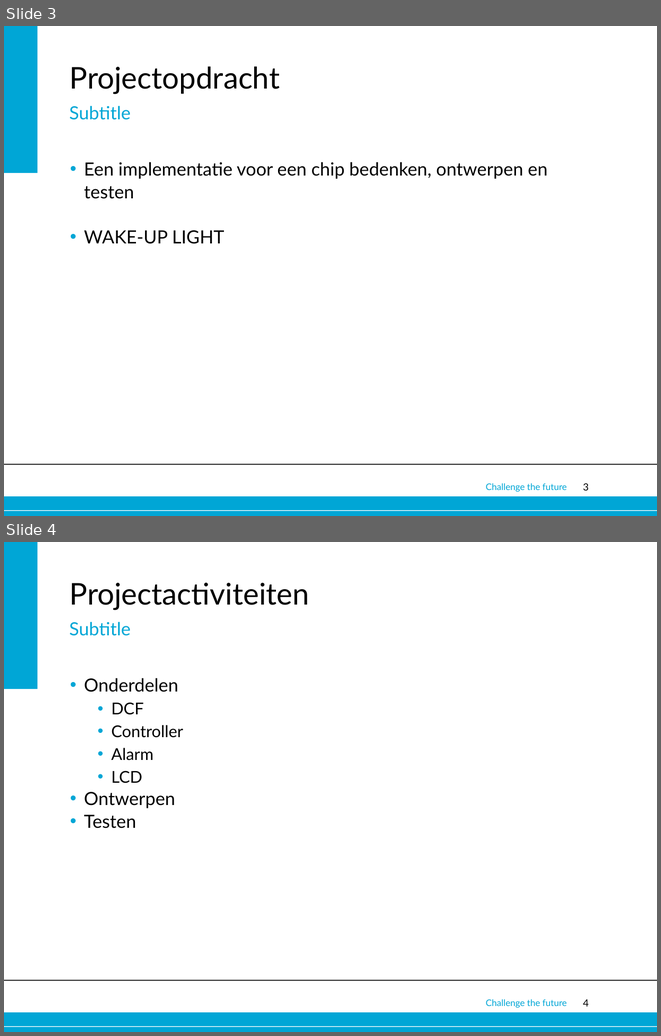
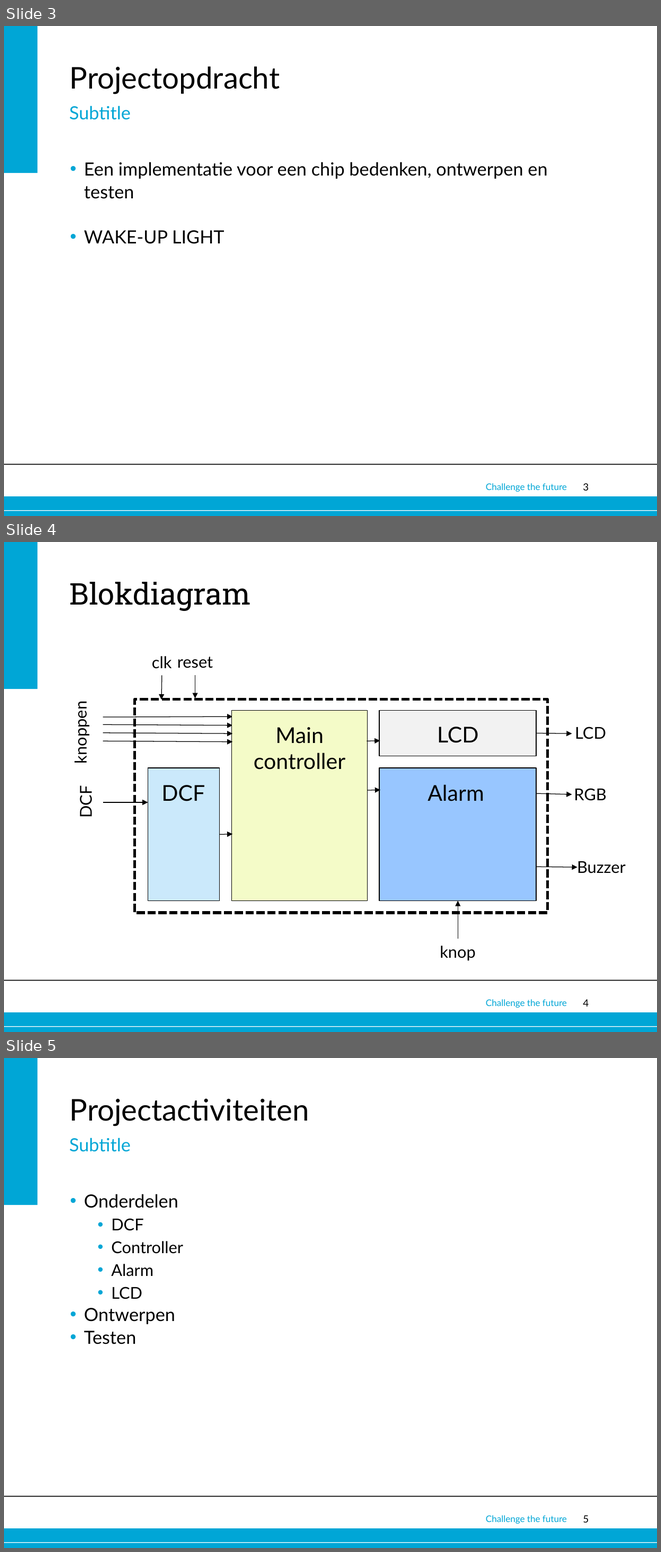
Before and after one commit to Alex-Oudsen/EPO-3, a slide deck: Plan van Aanpak/Corporate_presentation_online.pptx. Shown one above the other, each under a label of ours: slides 3 and 4 before the commit, slides 3, 4 and 5 after it. The pictures are 661x1036 and 661x1552 pixels, drawn with LibreOffice and Linux fonts; fonts in the diff are those of the drawing; background and template pictures are left out. Boxes give left, top, right and bottom in pixels: in the first picture for what was removed or moved away, otherwise in the second. Text is boxed around its words. In the diff, an @@ line names an element or a change of style, - is before the commit and + after.

```diff
--- a/Plan van Aanpak/Corporate_presentation_online.pptx
+++ b/Plan van Aanpak/Corporate_presentation_online.pptx
@@ slide 4 added at (x1=4, y1=542, x2=657, y2=1032), background #FFFFFF; not listed: 6 template elements that a slide beside it also shows @@
@@ title added at (x1=70, y1=582, x2=252, y2=611), 33 pt, text #000000 @@
+Blokdiagram
@@ text added at (x1=152, y1=656, x2=172, y2=669), 18 pt, text #000000 @@
+clk
@@ text added at (x1=177, y1=656, x2=213, y2=668), 18 pt, text #000000 @@
+reset
@@ arrow added from (162, 675) to (161, 699), #000000 0.75 pt @@
@@ arrow added from (195, 675) to (195, 698), #000000 0.75 pt @@
@@ rectangle added at (x1=134, y1=699, x2=547, y2=912), outline #000000 3 pt dashed @@
@@ text added at (x1=71, y1=707, x2=90, y2=762), 18 pt, text #000000 @@
+knoppen
@@ arrow added from (103, 717) to (232, 716), #000000 0.75 pt @@
@@ rectangle added at (x1=231, y1=711, x2=367, y2=901), fill #F4FBC8, outline #000000 0.75 pt @@
@@ rectangle added at (x1=379, y1=711, x2=536, y2=756), fill #F2F2F2, outline #000000 0.75 pt @@
@@ arrow added from (103, 724) to (232, 725), #000000 0.75 pt @@
@@ text added at (x1=254, y1=727, x2=345, y2=769), 24 pt, text #000000 @@
+Main controller
@@ text added at (x1=437, y1=726, x2=478, y2=743), 24 pt, text #000000 @@
+LCD
@@ text added at (x1=575, y1=726, x2=606, y2=739), 18 pt, text #000000 @@
+LCD
@@ arrow added from (103, 733) to (232, 733), #000000 0.75 pt @@
@@ arrow added from (103, 741) to (232, 742), #000000 0.75 pt @@
@@ arrow added from (367, 741) to (380, 741), #000000 0.75 pt @@
@@ arrow added from (536, 733) to (572, 733), #000000 0.75 pt @@
@@ rectangle added at (x1=148, y1=768, x2=220, y2=901), fill #CBE9FB, outline #000000 0.75 pt @@
@@ rectangle added at (x1=379, y1=768, x2=536, y2=901), fill #98C6FF, outline #000000 0.75 pt @@
@@ text added at (x1=76, y1=788, x2=95, y2=817), 18 pt, text #000000 @@
+DCF
@@ text added at (x1=161, y1=785, x2=205, y2=801), 24 pt, text #000000 @@
+DCF
@@ arrow added from (367, 790) to (380, 790), #000000 0.75 pt @@
@@ text added at (x1=427, y1=784, x2=484, y2=801), 24 pt, text #000000 @@
+Alarm
@@ arrow added from (536, 793) to (572, 794), #000000 0.75 pt @@
@@ text added at (x1=574, y1=788, x2=606, y2=801), 18 pt, text #000000 @@
+RGB
@@ arrow added from (103, 803) to (148, 803), #000000 0.75 pt @@
@@ arrow added from (220, 835) to (232, 834), #000000 0.75 pt @@
@@ arrow added from (536, 866) to (577, 867), #000000 0.75 pt @@
@@ text added at (x1=577, y1=861, x2=626, y2=873), 18 pt, text #000000 @@
+Buzzer
@@ arrow added from (458, 938) to (458, 900), #000000 0.75 pt @@
@@ text added at (x1=440, y1=945, x2=475, y2=961), 18 pt, text #000000 @@
+knop
@@ what was slide 4 is now slide 5 @@
@@ page number at (x1=583, y1=1515, x2=589, y2=1522): text changed @@
-4
+5
```
Also in this commit, not shown: 4 slides changed.
